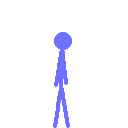
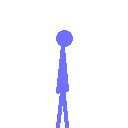
Two versions of the same layered image (128×128). Layer-by-layer changes:
removed layer "Head copy" over 54, 32, 72, 50
added layer "IdleBody" above "IdleHead" over 56, 43, 69, 128
added layer "IdleHead" above "Idle" over 56, 30, 73, 47
hid "Idle", painted on it over 53, 30, 71, 128
